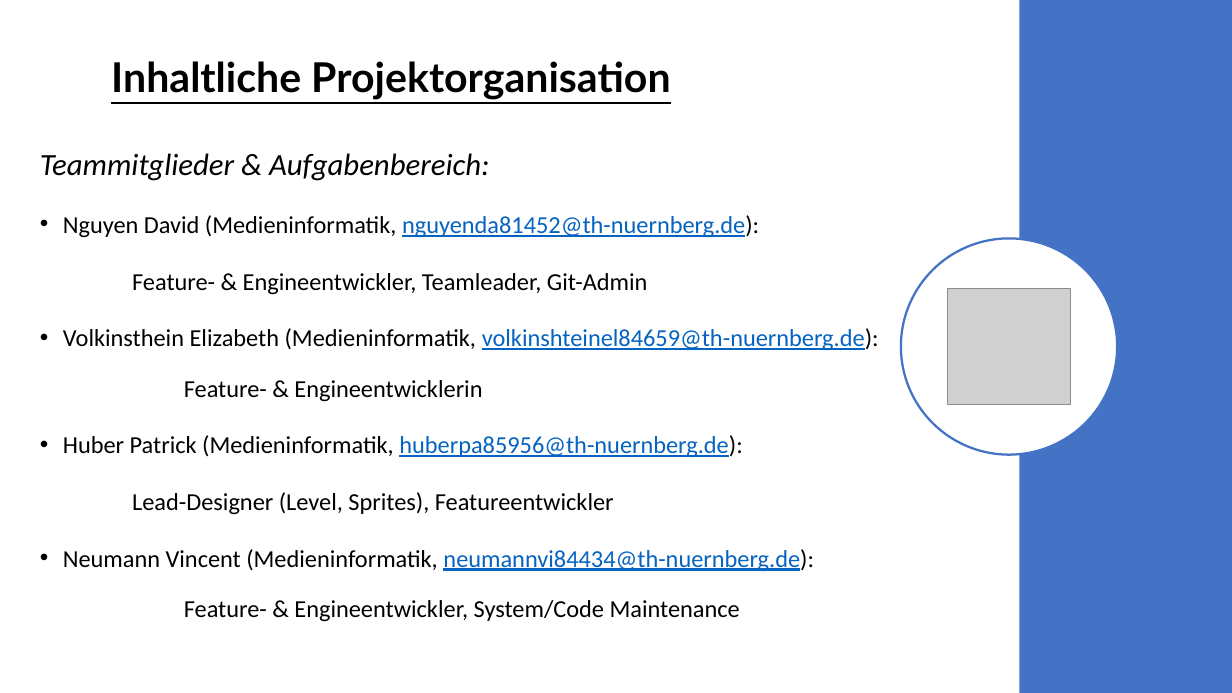
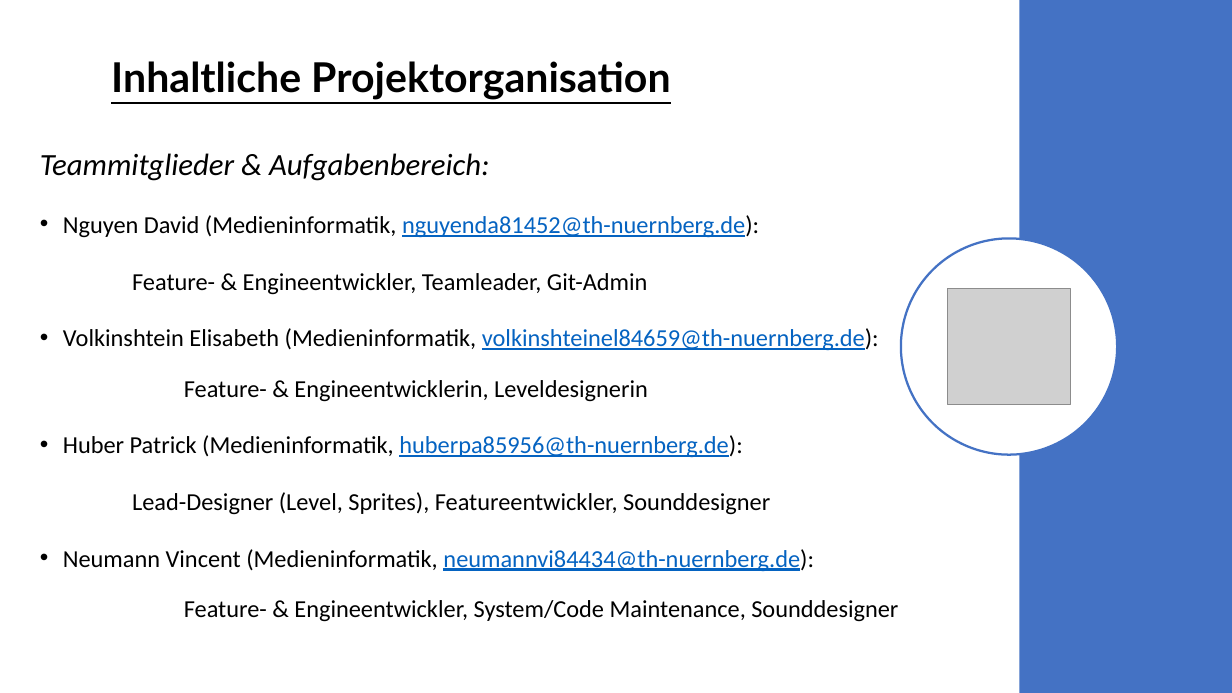
Before and after one commit to davidg-h/WinFormGame, a slide deck: slide 3 of Documentation/Präsentation.pptx. Drawn at 1232x693 pixels with LibreOffice and Linux fonts; fonts in the diff are those of the drawing; grey boxes stand for pictures. Boxes give left, top, right and bottom in pixels: in the first picture for what was removed or moved away, otherwise in the second. Text is boxed around its words. In the diff, an @@ line names an element or a change of style, - is before the commit and + after.

Commit message:
edited presentation

```diff
--- a/Documentation/Präsentation.pptx
+++ b/Documentation/Präsentation.pptx
@@ text at (x1=63, y1=328, x2=879, y2=402): text changed @@
-• Volkinsthein Elizabeth (Medieninformatik, volkinshteinel84659@th-nuernberg.de):
-  Feature- & Engineentwicklerin
+• Volkinshtein Elisabeth (Medieninformatik, volkinshteinel84659@th-nuernberg.de):
+  Feature- & Engineentwicklerin, Leveldesignerin
@@ text at (x1=132, y1=492, x2=770, y2=515): text changed @@
-Lead-Designer (Level, Sprites), Featureentwickler
+Lead-Designer (Level, Sprites), Featureentwickler, Sounddesigner
@@ text at (x1=184, y1=600, x2=898, y2=622): text changed @@
-  Feature- & Engineentwickler, System/Code Maintenance
+  Feature- & Engineentwickler, System/Code Maintenance, Sounddesigner
```
Also in this commit, not shown: 1 other slide changed, 10 other files.
